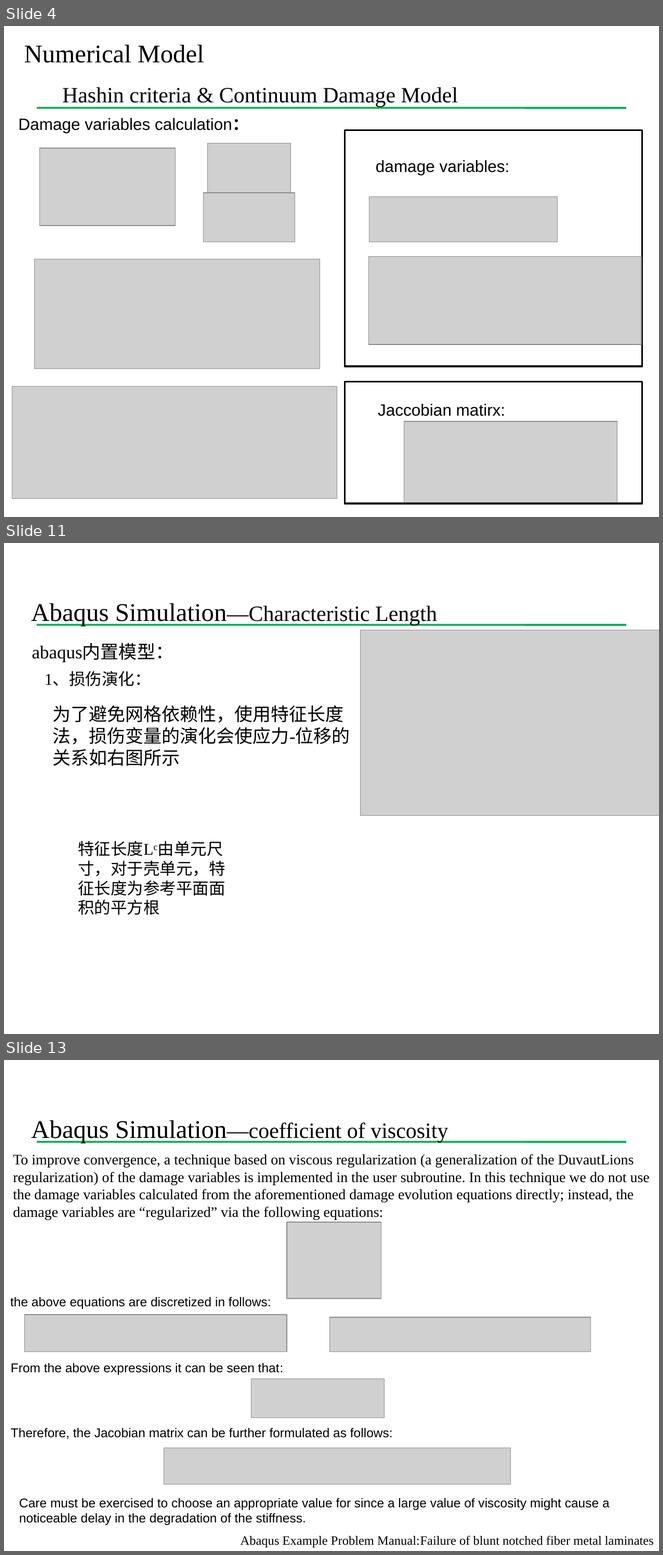
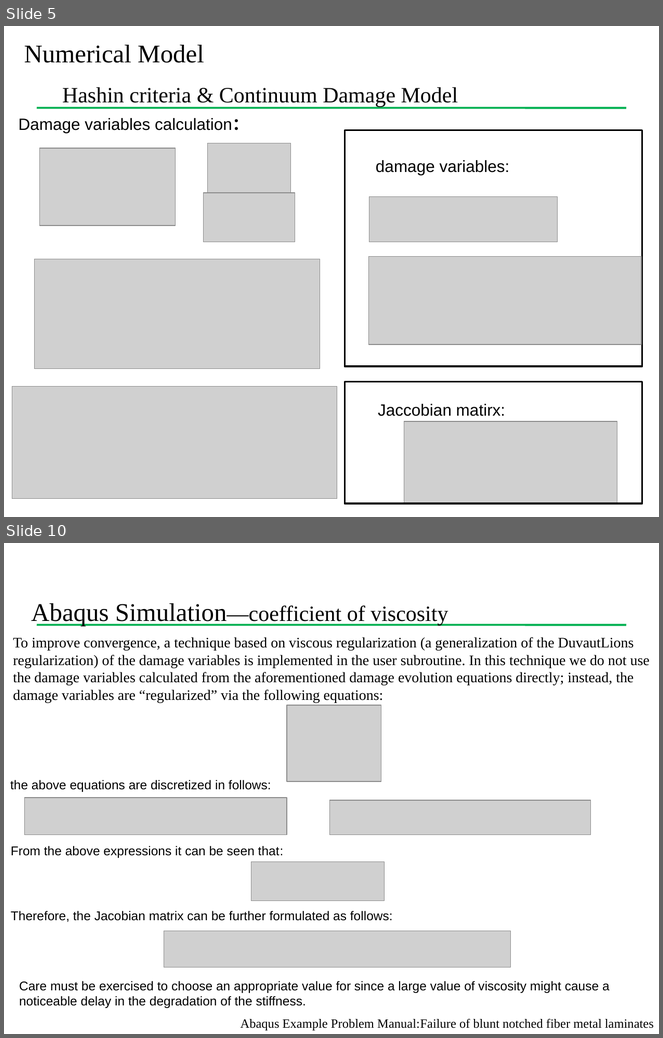
Before and after one commit to Chu2015/UMAThashinlinear4, a slide deck: 组会报告/组会20180110.pptx. Shown one above the other, each under a label of ours: slides 4, 11 and 13 before the commit, slides 5 and 10 after it; the slides between them are not shown. The pictures are 663x1555 and 663x1038 pixels, drawn with LibreOffice and Linux fonts; fonts in the diff are those of the drawing; grey boxes stand for pictures; background and template pictures are left out. Boxes give left, top, right and bottom in pixels: in the first picture for what was removed or moved away, otherwise in the second. Text is boxed around its words. In the diff, an @@ line names an element or a change of style, - is before the commit and + after.

```diff
--- a/组会报告/组会20180110.pptx
+++ b/组会报告/组会20180110.pptx
@@ slide 11 removed at [4,543,659,1034], background #FFFFFF; not listed: 1 template element that a slide beside it also shows @@
@@ text removed at [31,603,437,626] @@
-  Abaqus Simulation—Characteristic Length
@@ picture removed at [360,630,659,815] @@
@@ text removed at [32,644,174,662] @@
-abaqus内置模型：
@@ text removed at [45,672,151,687] @@
-1、损伤演化：
@@ text removed at [52,705,350,766] @@
-为了避免网格依赖性，使用特征长度法，损伤变量的演化会使应力-位移的关系如右图所示
@@ text removed at [78,841,226,915] @@
-特征长度Lc由单元尺寸，对于壳单元，特征长度为参考平面面积的平方根
@@ what was slide 4 is now slide 5 @@
@@ what was slide 13 is now slide 10 @@
```
Also in this commit, not shown: 4 slides changed, 1 slide added, 3 other slides removed.
